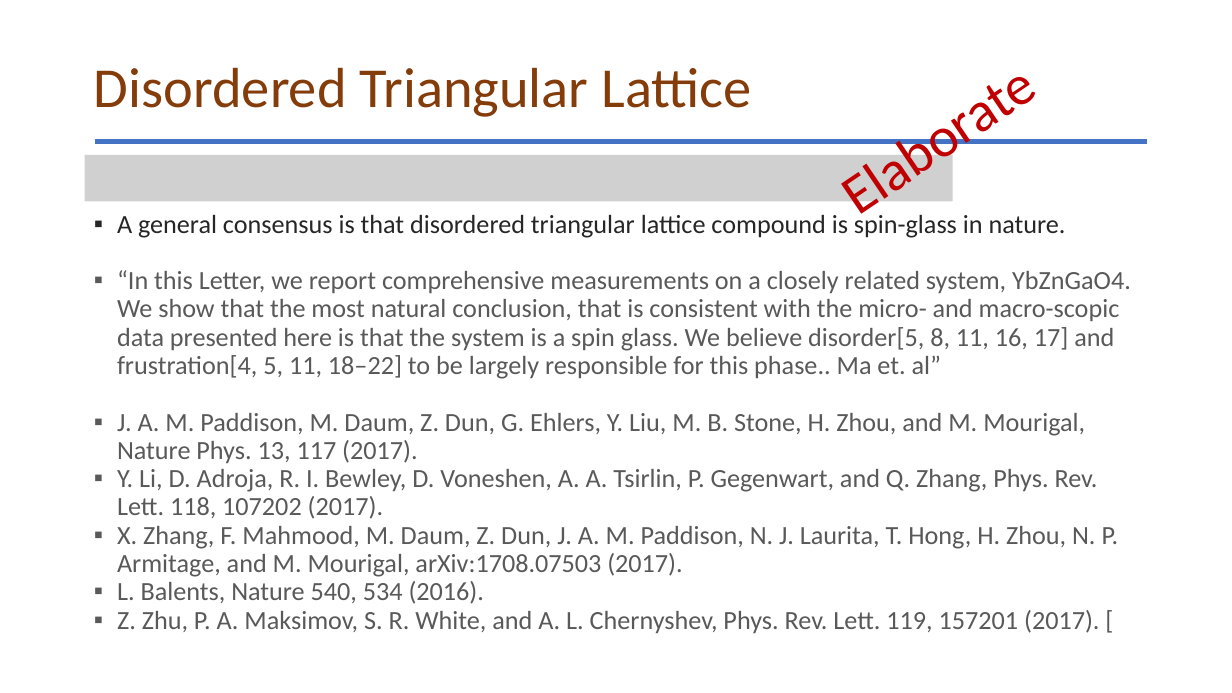
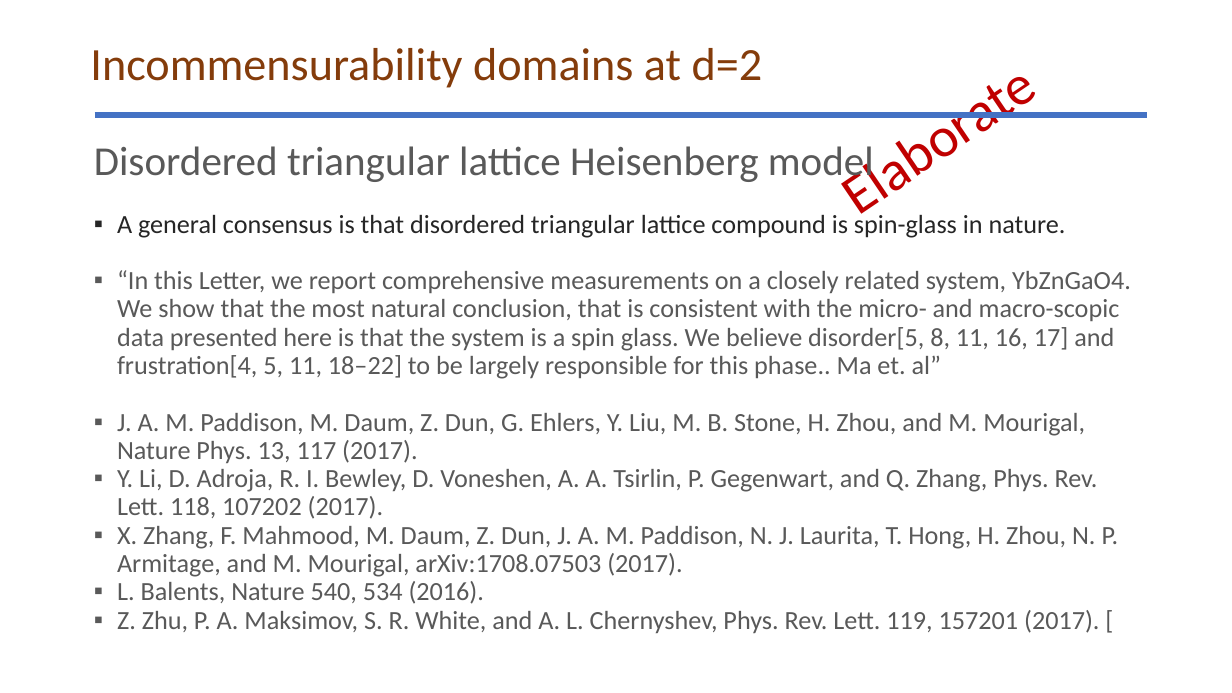
Before and after one commit to glacieant/disordered_triangular_swt, a slide deck: slide 34 of talk/disordered_non-collinear_magnet.pptx (slide 23 before the commit). Drawn at 1232x693 pixels with LibreOffice and Linux fonts; fonts in the diff are those of the drawing; grey boxes stand for pictures. Boxes give left, top, right and bottom in pixels: in the first picture for what was removed or moved away, otherwise in the second. Text is boxed around its words. In the diff, an @@ line names an element or a change of style, - is before the commit and + after.

```diff
--- a/talk/disordered_non-collinear_magnet.pptx
+++ b/talk/disordered_non-collinear_magnet.pptx
@@ title added at <box>90,48,763,88</box>, 36 pt, text #843C0B @@
+Incommensurability domains at d=2
@@ line moved from (95, 141) - (1148, 141) to (95, 115) - (1147, 115) @@
@@ text "Disordered triangular lattice Heisenberg model" at <box>94,146,874,185</box>: vertical alignment middle to top @@
@@ text at <box>94,146,874,185</box>: text changed; size 44 to 32 pt; text colour #843C0B to #595959 @@
-Disordered Triangular Lattice
+Disordered triangular lattice Heisenberg model
@@ picture removed at <box>85,155,954,201</box> @@
```
Also in this commit, not shown: 16 other slides changed, 15 slides added, 5 slides removed, 19 other files.
